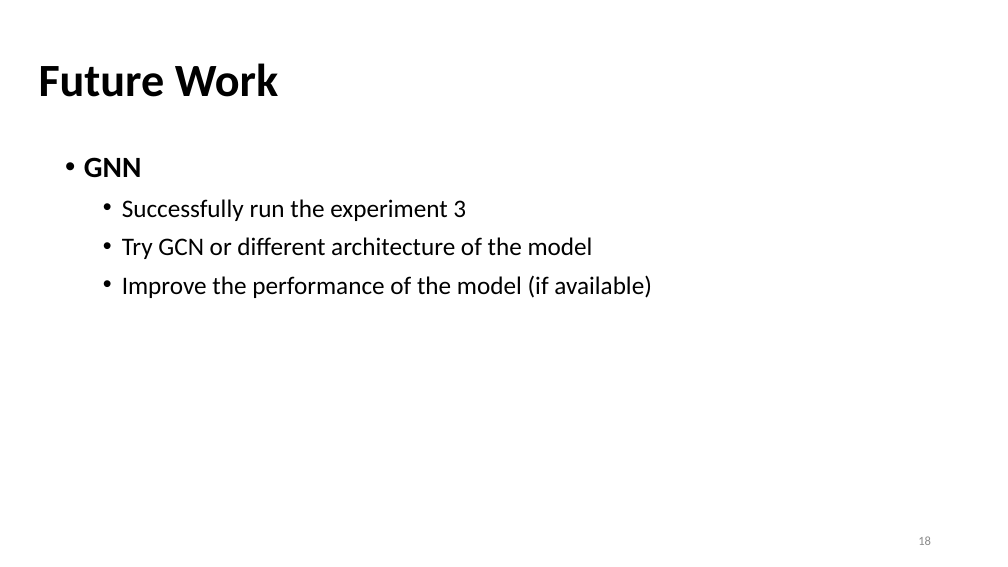
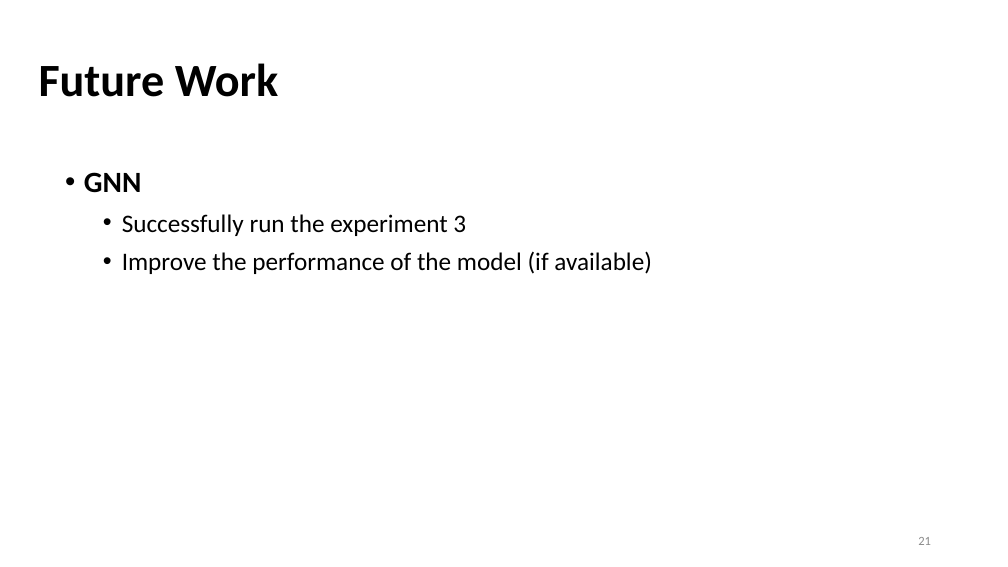
Before and after one commit to Bai1026/Intern-IIS, a slide deck: slide 21 of Meeting/Presentation_0914.pptx (slide 18 before the commit). Drawn at 1008x567 pixels with LibreOffice and Linux fonts; fonts in the diff are those of the drawing. Boxes give left, top, right and bottom in pixels: in the first picture for what was removed or moved away, otherwise in the second. Text is boxed around its words. In the diff, an @@ line names an element or a change of style, - is before the commit and + after.

```diff
--- a/Meeting/Presentation_0914.pptx
+++ b/Meeting/Presentation_0914.pptx
@@ text "GNN": place and size @@
-text "GNN" at bbox=[84, 157, 652, 298]
+text "GNN" at bbox=[84, 172, 652, 274]
@@ text at bbox=[122, 237, 593, 259]: paragraph removed @@
-  • Try GCN or different architecture of the model
@@ page number at bbox=[918, 537, 931, 545]: text changed @@
-18
+21
```
Also in this commit, not shown: 4 other slides changed, 3 slides added, 2 other files.
